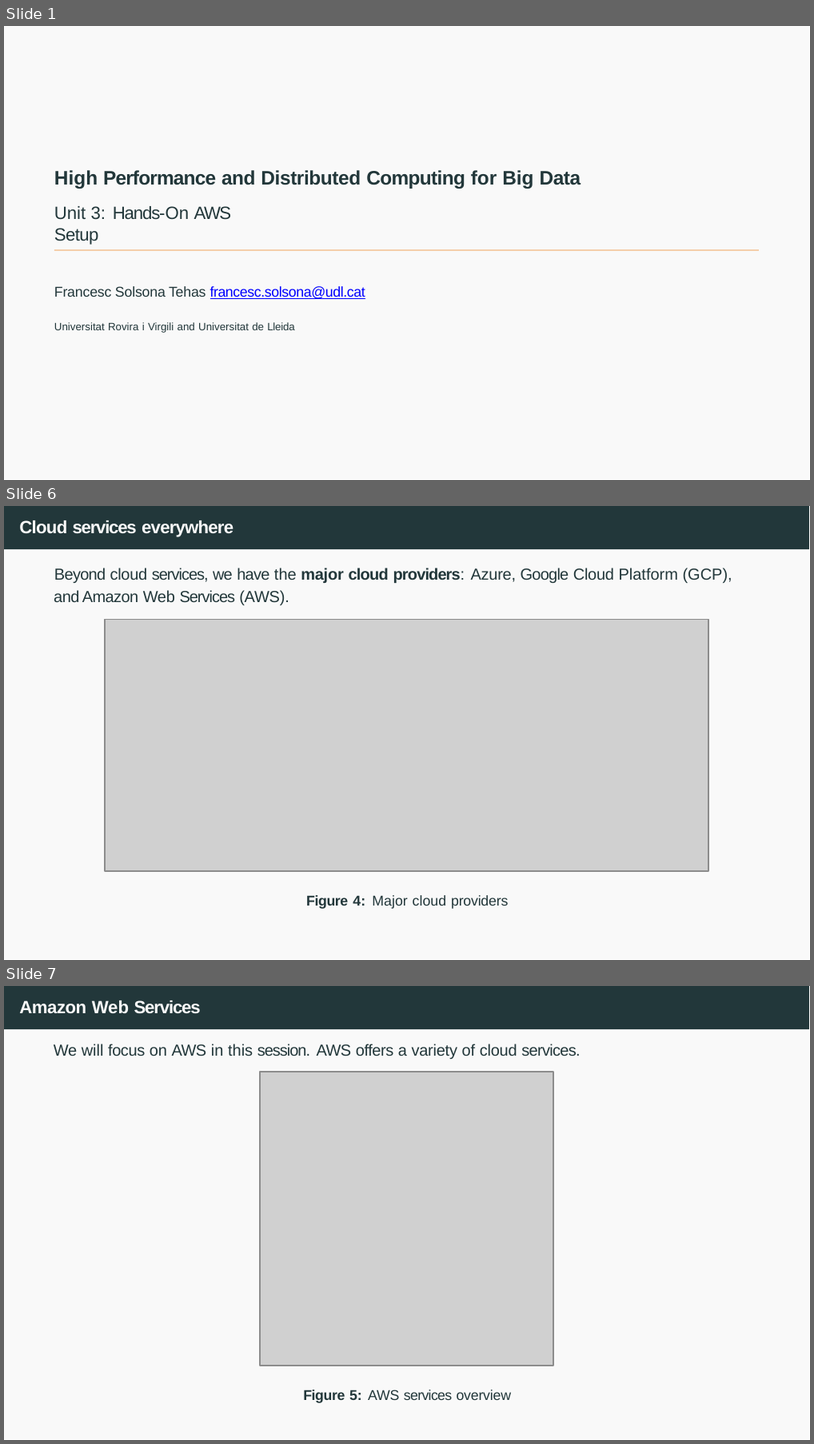
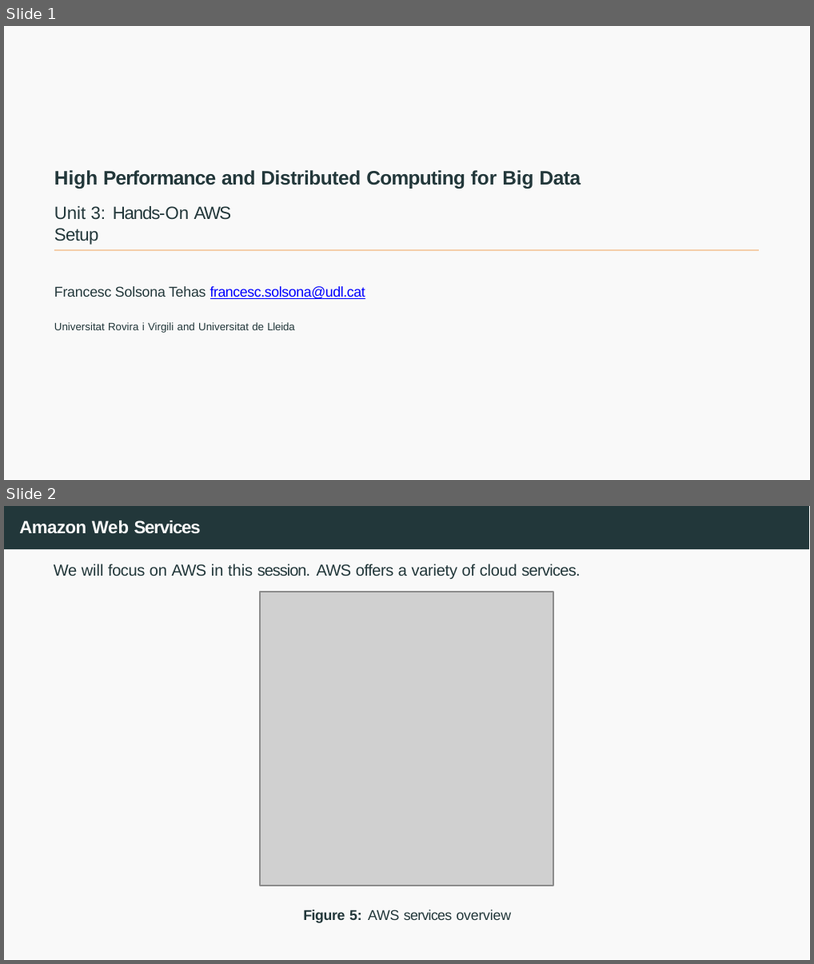
Before and after one commit to joanpaucm/HPDCB, a slide deck: src/slides/Session 3 - Introduction to AWS + EC2-2026.pptx. Shown one above the other, each under a label of ours: slides 1, 6 and 7 before the commit, slides 1 and 2 after it; the slides between them are not shown. The pictures are 814x1444 and 814x964 pixels, drawn with LibreOffice and Linux fonts; fonts in the diff are those of the drawing; grey boxes stand for pictures. Boxes give left, top, right and bottom in pixels: in the first picture for what was removed or moved away, otherwise in the second. Text is boxed around its words. In the diff, an @@ line names an element or a change of style, - is before the commit and + after.

```diff
--- a/src/slides/Session 3 - Introduction to AWS + EC2-2026.pptx
+++ b/src/slides/Session 3 - Introduction to AWS + EC2-2026.pptx
@@ slide 6 removed at (4, 506, 810, 960), background #FFFFFF; not listed: 2 template elements that a slide beside it also shows @@
@@ title removed at (19, 520, 234, 537) @@
-Cloud services everywhere
@@ text removed at (54, 568, 733, 605) @@
-Beyond cloud services, we have the major cloud providers: Azure, Google Cloud Platform (GCP), and Amazon Web Services (AWS).
@@ picture removed at (105, 620, 708, 872) @@
@@ text removed at (306, 895, 508, 908) @@
-Figure 4: Major cloud providers
@@ what was slide 7 is now slide 2 @@
```
Also in this commit, not shown: 4 other slides removed, 3 other files.
